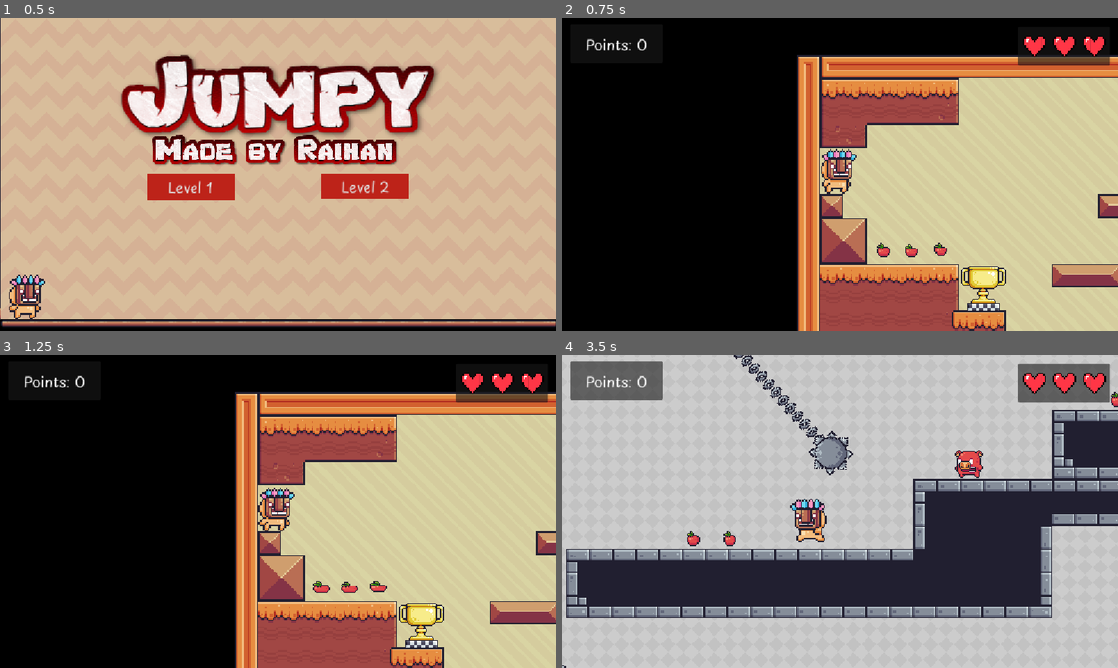
Above: before the commit, frames 1-4 (two rows, left to right).
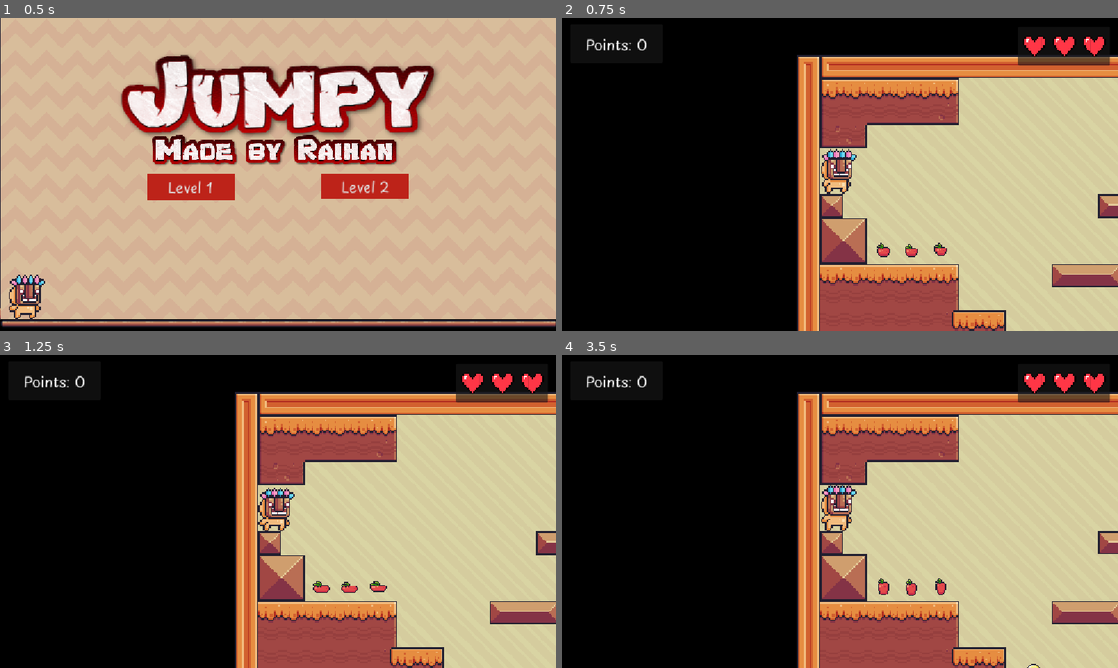
Above: after the commit, the same moments.

Repository: raihan-ys/2d-platformer-game
Game: Godot game, scene res://scenes/menu/main_menu.tscn
Two runs of this game, one before a commit and one after it. Both use one fixed random seed, a clock stepped at 60 frames per second and the inputs below.
Inputs:
- Up to frame 1 (0.5 s): no input
- Up to frame 2 (0.75 s): click "Level 2" at 0.5 s
- Up to frame 3 (1.25 s): no input
- Up to frame 4 (3.5 s): hold D (right) 1.28-2.78 s; tap W (jump) at 1.52, 2.27 s; hold A (left) from 2.78 s (still down)

Frame 1 is identical in both runs. In frame 2, 0.8% of the frame differs, in the area x 71-80%, y 79-94%; in frame 3, 0.8%; in frame 4, 99%, in the area x 0-100%, y 0-100%.

Commit message:
Create finish line for level 3

Diff:
--- a/scenes/game_objects/finish.tscn
+++ b/scenes/game_objects/finish.tscn
@@ -6,16 +6,16 @@
 [sub_resource type="RectangleShape2D" id="RectangleShape2D_5vw27"]
 size = Vector2(92, 95)
 
-[node name="Finish" type="Area2D"]
+[node name="Finish" type="Area2D" unique_id=2042126290]
 script = ExtResource("1_07gpw")
 
-[node name="Sprite2D" type="Sprite2D" parent="."]
+[node name="Sprite2D" type="Sprite2D" parent="." unique_id=1742109480]
 texture_filter = 1
 position = Vector2(-5, -54)
 scale = Vector2(2.015625, 2.140625)
 texture = ExtResource("1_yp4eo")
 
-[node name="CollisionShape2D" type="CollisionShape2D" parent="."]
+[node name="CollisionShape2D" type="CollisionShape2D" parent="." unique_id=404318043]
 position = Vector2(-5, -32.5)
 shape = SubResource("RectangleShape2D_5vw27")
 
--- a/scenes/game_objects/swinging_spike_ball.gd
+++ b/scenes/game_objects/swinging_spike_ball.gd
@@ -2,7 +2,7 @@
 
 
 @export var swing_angle: float = 50.0 # Maximum swinging angle
-@export var swing_speed: float = 3.0
+@export var swing_speed: float = 3.0 # Swinging speed
 
 @onready var player = $"../../SceneObjects/Player"
 @onready var swing_pivot: Node2D = $".."
@@ -12,7 +12,9 @@
 # Called every frame. 'delta' is the elapsed time since the previous frame.
 func _process(delta: float) -> void:
 	time_passed += delta
-	swing_pivot.rotation = deg_to_rad(swing_angle) * sin( time_passed * swing_speed)
+	swing_pivot.rotation = deg_to_rad(swing_angle) * sin(
+		time_passed * swing_speed
+	)
 
 func _on_body_entered(body: Node2D) -> void:
 	if body.name == "Player" :
--- a/scenes/levels/level2.tscn
+++ b/scenes/levels/level2.tscn
@@ -261,7 +261,7 @@
 position_smoothing_speed = 7.0
 
 [node name="Finish" parent="SceneObjects" unique_id=424882890 instance=ExtResource("7_mw4xc")]
-position = Vector2(345, 469)
+position = Vector2(2722, 179)
 target_level = ExtResource("5_hgky1")
 
 [node name="Collectibles" type="Node" parent="SceneObjects" unique_id=1696955852]
--- a/scenes/levels/level3.tscn
+++ b/scenes/levels/level3.tscn
@@ -4,7 +4,9 @@
 [ext_resource type="Texture2D" uid="uid://efs545wk8ybp" path="res://assets/terrain/Terrain (16x16).png" id="2_s1j21"]
 [ext_resource type="PackedScene" uid="uid://dj0akkaln7djy" path="res://scenes/game_objects/player.tscn" id="3_sru4k"]
 [ext_resource type="PackedScene" uid="uid://dudh1ev8js2pb" path="res://scenes/game_objects/spike.tscn" id="4_t275y"]
+[ext_resource type="PackedScene" uid="uid://lwx7p5efvlms" path="res://scenes/game_objects/finish.tscn" id="5_ah4rv"]
 [ext_resource type="PackedScene" uid="uid://dkhaaq2c30fd" path="res://scenes/game_objects/collectible.tscn" id="5_f5jb5"]
+[ext_resource type="PackedScene" uid="uid://b16gjgmpeke8e" path="res://scenes/menu/main_menu.tscn" id="6_522sc"]
 [ext_resource type="Script" uid="uid://daojo7uhy2r4m" path="res://scenes/game_objects/game_manager.gd" id="6_frjko"]
 [ext_resource type="Texture2D" uid="uid://dsnkd0k8q8usn" path="res://assets/game_elements/Heart.png" id="7_72x3h"]
 [ext_resource type="PackedScene" uid="uid://btaxbnvjeb5xh" path="res://scenes/game_objects/pig.tscn" id="7_f7rt6"]
@@ -280,6 +282,10 @@
 [node name="Collectible14" parent="SceneObjects/Collectibles" unique_id=1143856537 instance=ExtResource("5_f5jb5")]
 position = Vector2(1786, 151)
 
+[node name="Finish" parent="SceneObjects" unique_id=246845510 instance=ExtResource("5_ah4rv")]
+position = Vector2(2298, 370)
+target_level = ExtResource("6_522sc")
+
 [node name="GameManager" type="Node" parent="." unique_id=56737047]
 unique_name_in_owner = true
 script = ExtResource("6_frjko")
Not shown: 1 places in scenes/game_objects/finish.tscn that only renumber resources
